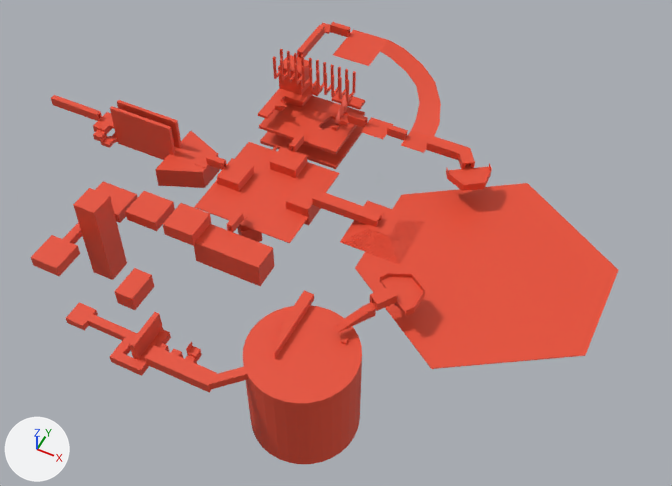
An edit to the glTF model solanine_vulkan/res/models/wip_dungeon1_blockout.glb, drawn before and after from the same camera.
One viewpoint serves both versions: a 50 mm lens placed at (87.9, -138.8, 163.1), pointed at (20.3, -3.6, -5.8). Lighting does not change. The marker at lower left points along +X, +Y and +Z. Vertices at the same position are counted once.
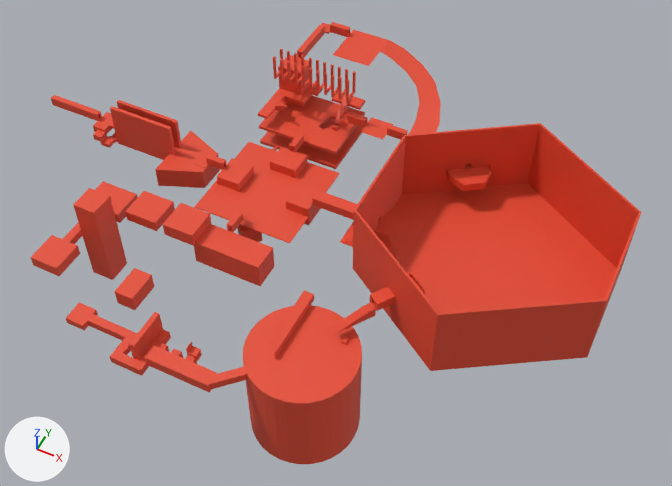
Location of each change, [x1, y1, x2, y2] in pixels of the pictures (672 x 486 px):
'Cube.015', reshaped: before [31, 22, 619, 464]; after [31, 22, 641, 464]
part 1 of me_cube_017, built on: before [357, 271, 612, 369]; after [353, 123, 641, 371]

The change, as a list of edits to the scene's bpy script:
```text
Change me_cube_017:
    used by ob_cube_015; location = (0.0, 0.0, 0.0)
    remove me_cube_017.from_pydata(...)  # 2176 vertices, 4044 faces; spans x -64.5..84.2, y -58.5..51.6, z -23.1..20.0
    add me_cube_017.from_pydata(...)  # 2272 vertices, 4248 faces; spans x -64.5..84.7, y -58.5..51.6, z -23.1..20.0
    me_cube_017 part 1
    12 faces are deleted
    40 vertices are added at x 29.5..84.7, y -23.2..22.9, z 0.0..19.3
    6 new vertices lie (0.0, 0.0, 2.5) away from vertices in x 30.0..84.2, y -31.0..30.7, z 0.2
    6 new vertices lie (0.0, 0.0, 1.8) away from vertices in x 30.0..84.2, y -31.0..30.7, z 2.7
    6 new vertices lie (0.0, 0.0, 2.4) away from vertices in x 30.0..84.2, y -31.0..30.7, z 4.5
    6 new vertices lie (0.0, 0.0, 1.9) away from vertices in x 30.0..84.2, y -31.0..30.7, z 6.9
    6 new vertices lie (0.0, 0.0, 10.5) away from vertices in x 30.0..84.2, y -31.0..30.7, z 8.8
    12 new vertices lie (0.0, 26.8, 0.0) away from vertices in x 29.5..84.7, y -13.5, z 0.0..19.3
    7 new vertices lie (-28.4, 18.0, 0.0) away from vertices in x 84.7, y 13.3, z 0.0..19.3
    7 new vertices lie (-28.4, -18.1, 0.0) away from vertices in x 84.7, y -13.5, z 0.0..19.3
    216 new faces join them
```
